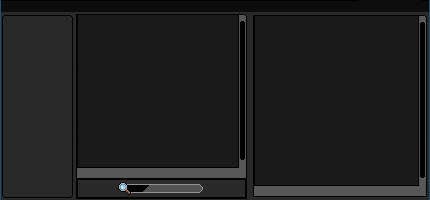
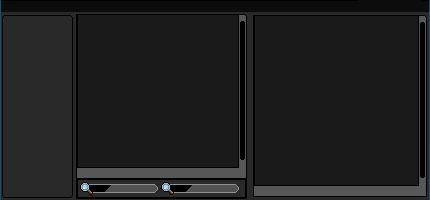
Layers edited between the first and the second 430px x 200px image:
painted on "new" over [80, 182, 239, 195]
